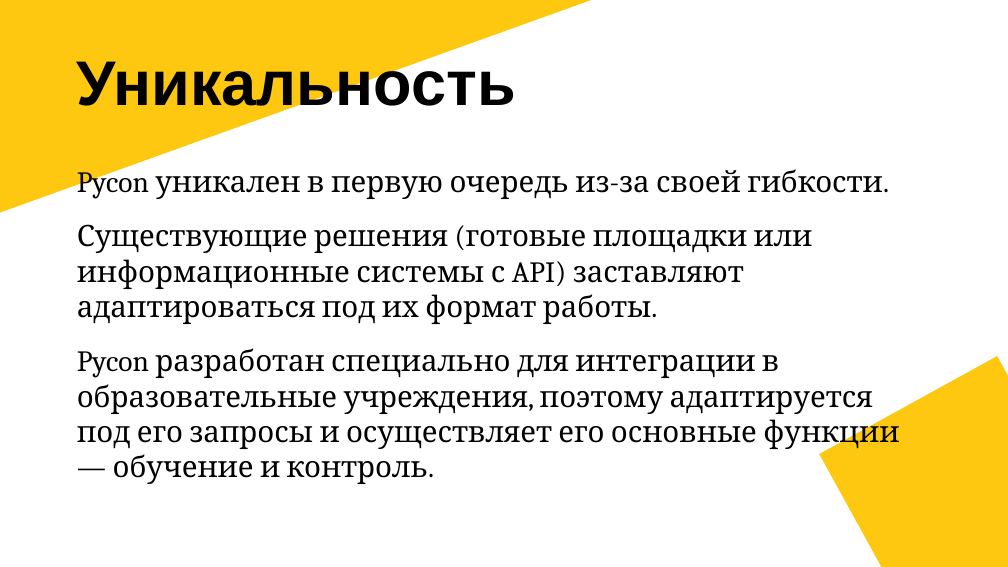
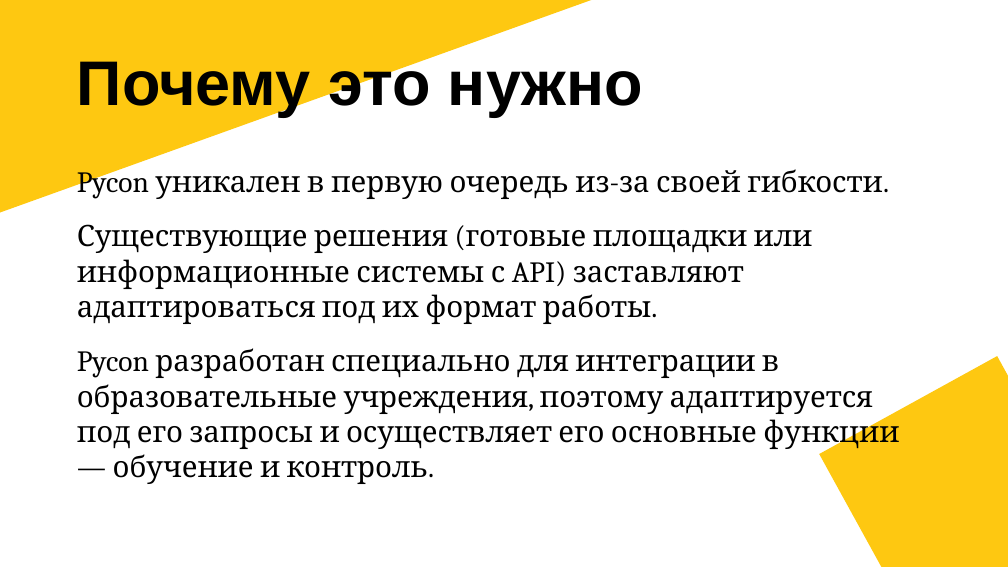
Before and after one commit to AdamArutyunov/Pycon, a slide deck: slide 11 of docs/Pycon.pptx (slide 7 before the commit). Drawn at 1008x567 pixels with LibreOffice and Linux fonts; fonts in the diff are those of the drawing. Boxes give left, top, right and bottom in pixels: in the first picture for what was removed or moved away, otherwise in the second. Text is boxed around its words. In the diff, an @@ line names an element or a change of style, - is before the commit and + after.

```diff
--- a/docs/Pycon.pptx
+++ b/docs/Pycon.pptx
@@ title at [77,58,643,116]: text changed @@
-Уникальность
+Почему это нужно
```
Also in this commit, not shown: 2 other slides changed, 12 slides added, 2 slides removed.
